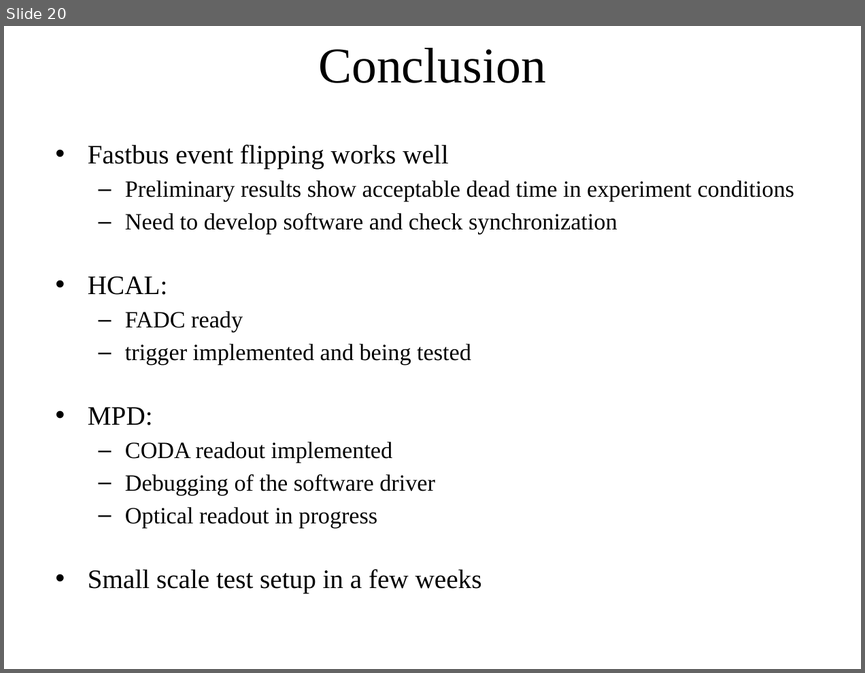
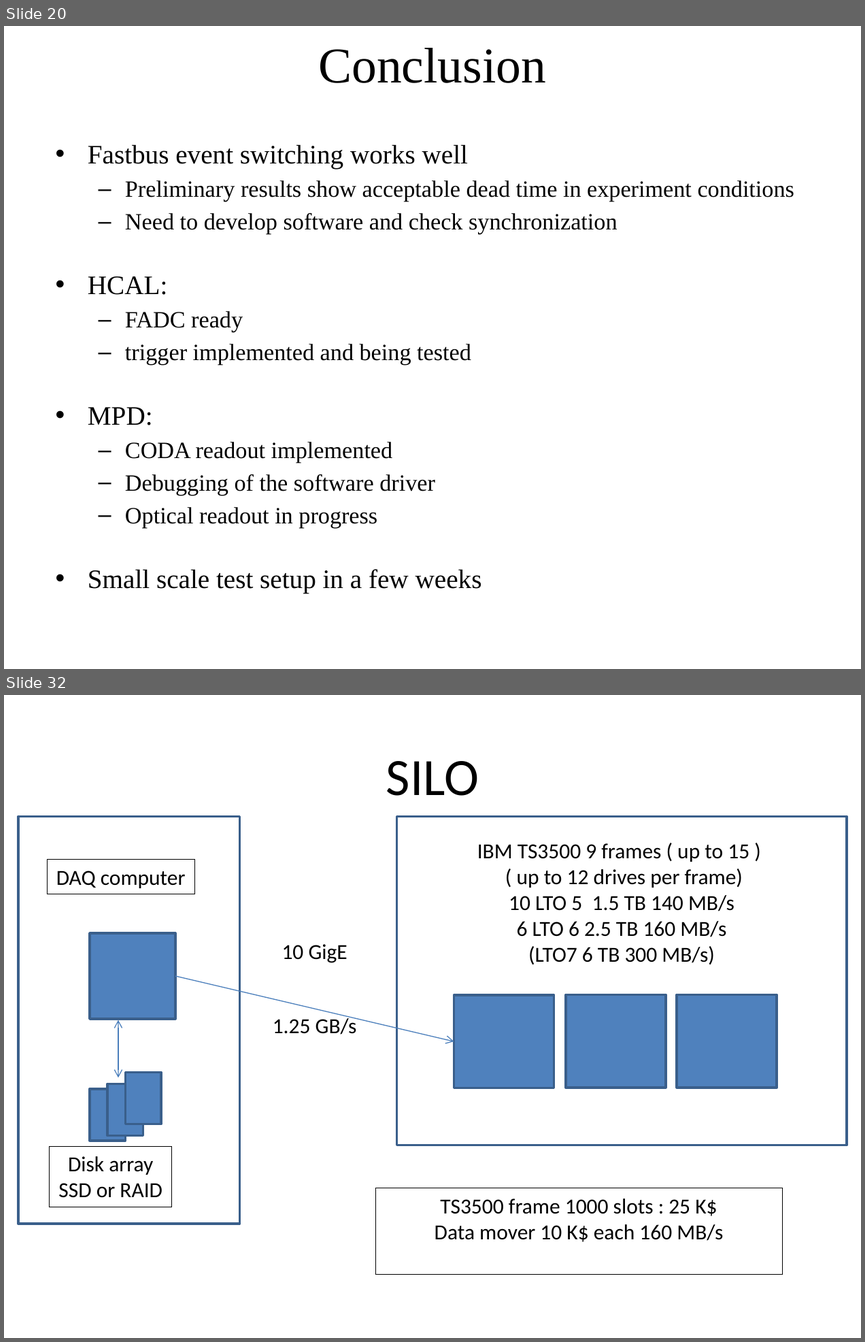
Before and after one commit to bmoffit/sbsdaq, a slide deck: 2015_DOE_Review/SuperBigBite DAQ update.pptx. Shown one above the other, each under a label of ours: slide 20 before the commit, slides 20 and 32 after it; the slides between them are not shown. The pictures are 865x673 and 865x1342 pixels, drawn with LibreOffice and Linux fonts; fonts in the diff are those of the drawing; background and template pictures are left out. Boxes give left, top, right and bottom in pixels: in the first picture for what was removed or moved away, otherwise in the second. Text is boxed around its words. In the diff, an @@ line names an element or a change of style, - is before the commit and + after.

```diff
--- a/2015_DOE_Review/SuperBigBite DAQ update.pptx
+++ b/2015_DOE_Review/SuperBigBite DAQ update.pptx
@@ slide 32 added at (x1=4, y1=695, x2=861, y2=1338), background #FFFFFF @@
@@ title added at (x1=386, y1=761, x2=479, y2=796), 44 pt, text #000000 @@
+SILO
@@ rectangle added at (x1=18, y1=817, x2=239, y2=1223), outline #3A5F8C 2 pt @@
@@ rectangle added at (x1=396, y1=817, x2=847, y2=1145), outline #3A5F8C 2 pt @@
@@ text added at (x1=477, y1=843, x2=749, y2=964), 18 pt, text #000000 @@
+IBM TS3500 9 frames ( up to 15 )
+( up to 12 drives per frame)
+10 LTO 5 1.5 TB 140 MB/s
+6 LTO 6 2.5 TB 160 MB/s
+(LTO7 6 TB 300 MB/s)
@@ rectangle added at (x1=47, y1=860, x2=195, y2=894), outline #000000 0.75 pt, 18 pt, text #000000 @@
+DAQ computer
@@ rectangle added at (x1=90, y1=933, x2=175, y2=1019), fill #4F81BD, outline #3A5F8C 2 pt @@
@@ text added at (x1=282, y1=944, x2=347, y2=963), 18 pt, text #000000 @@
+10 GigE
@@ arrow added from (175, 976) to (454, 1041), #4B7EBC 0.75 pt @@
@@ rectangle added at (x1=454, y1=995, x2=554, y2=1087), fill #4F81BD, outline #3A5F8C 2 pt @@
@@ rectangle added at (x1=565, y1=995, x2=666, y2=1087), fill #4F81BD, outline #3A5F8C 2 pt @@
@@ rectangle added at (x1=677, y1=995, x2=777, y2=1087), fill #4F81BD, outline #3A5F8C 2 pt @@
@@ double arrow added from (118, 1020) to (118, 1077), #4B7EBC 0.75 pt @@
@@ text added at (x1=273, y1=1015, x2=357, y2=1034), 18 pt, text #000000 @@
+1.25 GB/s
@@ rectangle added at (x1=126, y1=1072, x2=162, y2=1123), fill #4F81BD, outline #3A5F8C 2 pt @@
@@ rectangle added at (x1=90, y1=1088, x2=126, y2=1140), fill #4F81BD, outline #3A5F8C 2 pt @@
@@ rectangle added at (x1=107, y1=1084, x2=143, y2=1136), fill #4F81BD, outline #3A5F8C 2 pt @@
@@ rectangle added at (x1=50, y1=1146, x2=172, y2=1206), outline #000000 0.75 pt, 18 pt, text #000000 @@
+Disk array
+SSD or RAID
@@ rectangle added at (x1=375, y1=1187, x2=782, y2=1274), outline #000000 0.75 pt, 18 pt, text #000000 @@
+TS3500 frame 1000 slots : 25 K$
+Data mover 10 K$ each 160 MB/s
@@ slide 20 changed as well @@
@@ text at (x1=88, y1=144, x2=468, y2=169): text changed @@
-• Fastbus event flipping works well
+• Fastbus event switching works well
```
Also in this commit, not shown: 14 other slides changed, 13 other slides added, 1 other file.
